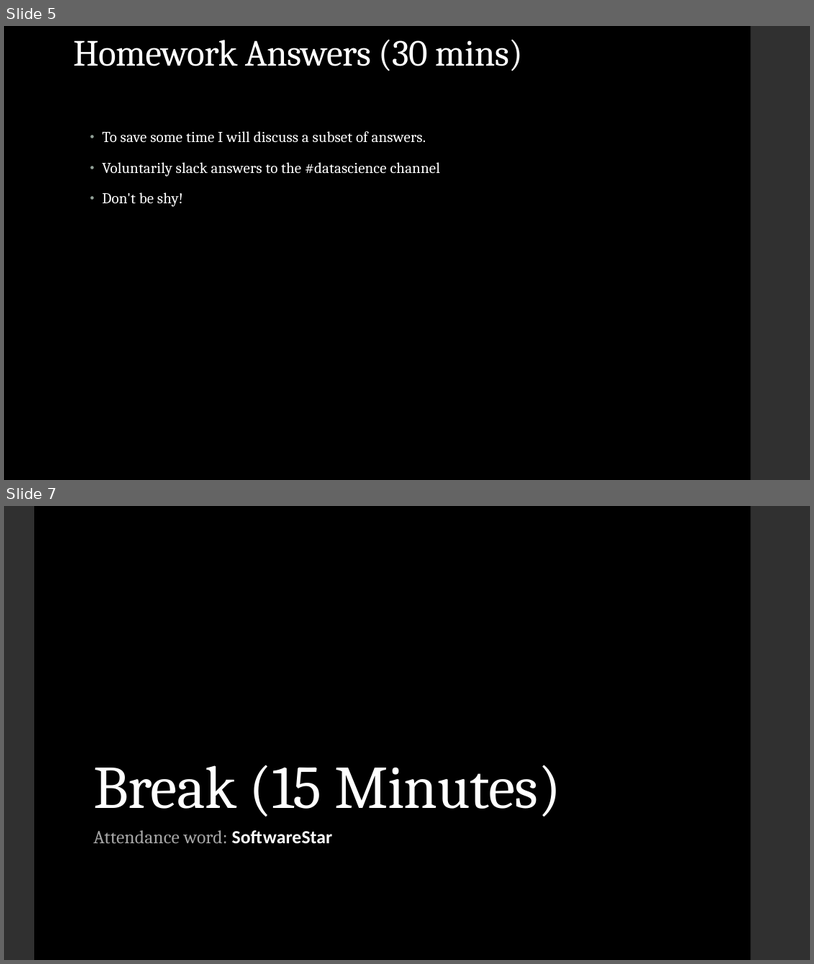
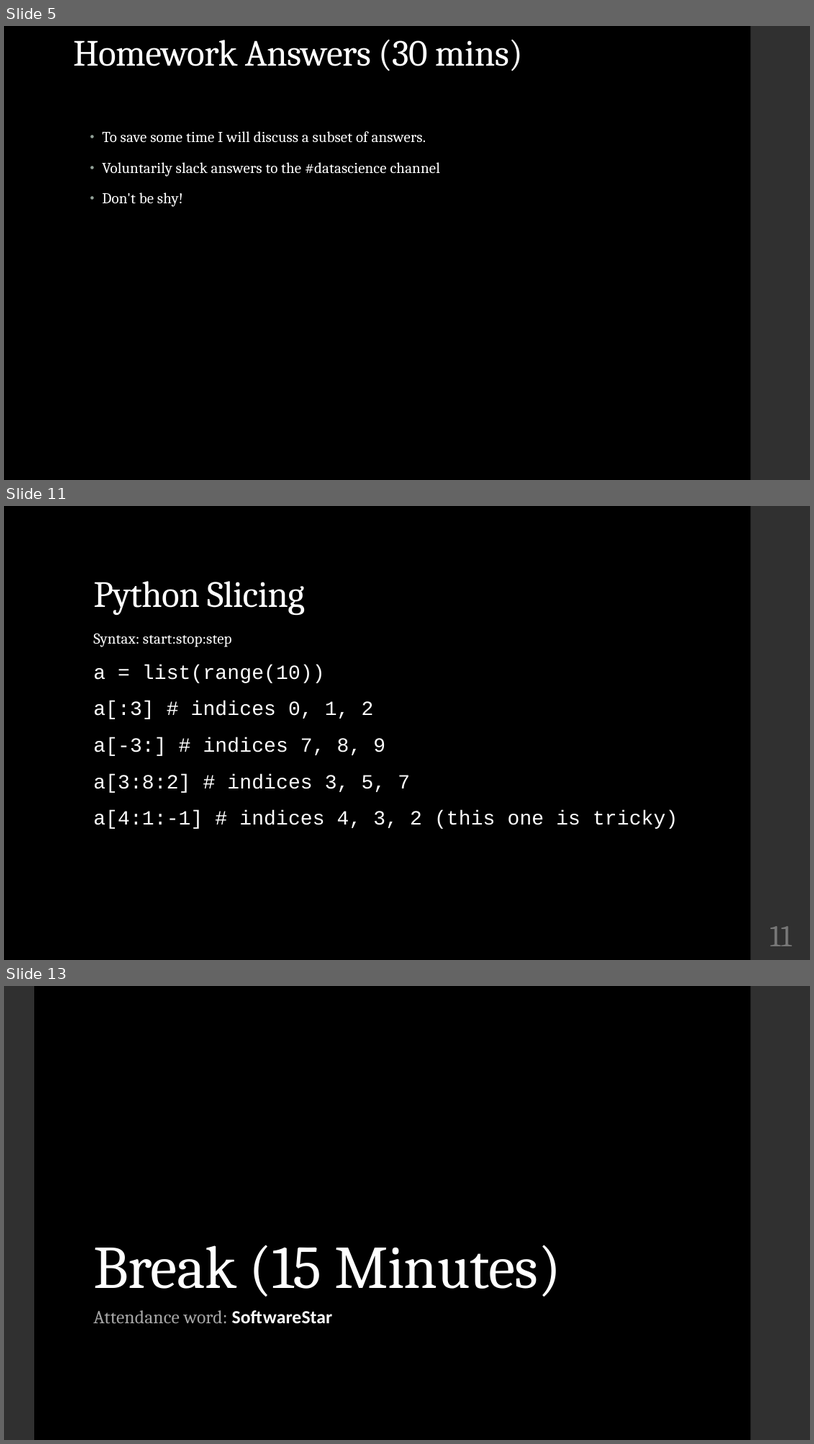
Before and after one commit to LaunchCoderGirlSTL/Data-Science-Assignments, a slide deck: course_material/week_04/week_04_presentation.pptx. Shown one above the other, each under a label of ours: slides 5 and 7 before the commit, slides 5, 11 and 13 after it; the slides between them are not shown. The pictures are 814x964 and 814x1444 pixels, drawn with LibreOffice and Linux fonts; fonts in the diff are those of the drawing. Boxes give left, top, right and bottom in pixels: in the first picture for what was removed or moved away, otherwise in the second. Text is boxed around its words. In the diff, an @@ line names an element or a change of style, - is before the commit and + after.

```diff
--- a/course_material/week_04/week_04_presentation.pptx
+++ b/course_material/week_04/week_04_presentation.pptx
@@ slide 11 added at (4, 506, 810, 960), background #000000; not listed: 1 template element that a slide beside it also shows @@
@@ title added at (93, 581, 305, 615), 44 pt, text #FFFFFF @@
+Python Slicing
@@ text added at (93, 633, 678, 829), 24 pt, text #FFFFFF @@
+Syntax: start:stop:step
+a = list(range(10))
+a[:3] # indices 0, 1, 2
+a[-3:] # indices 7, 8, 9
+a[3:8:2] # indices 3, 5, 7
+a[4:1:-1] # indices 4, 3, 2 (this one is tricky)
@@ page number added at (770, 926, 792, 946), 36 pt, text #777777 @@
+11
@@ what was slide 7 is now slide 13 @@
```
Also in this commit, not shown: 1 slide changed, 7 other slides added.
